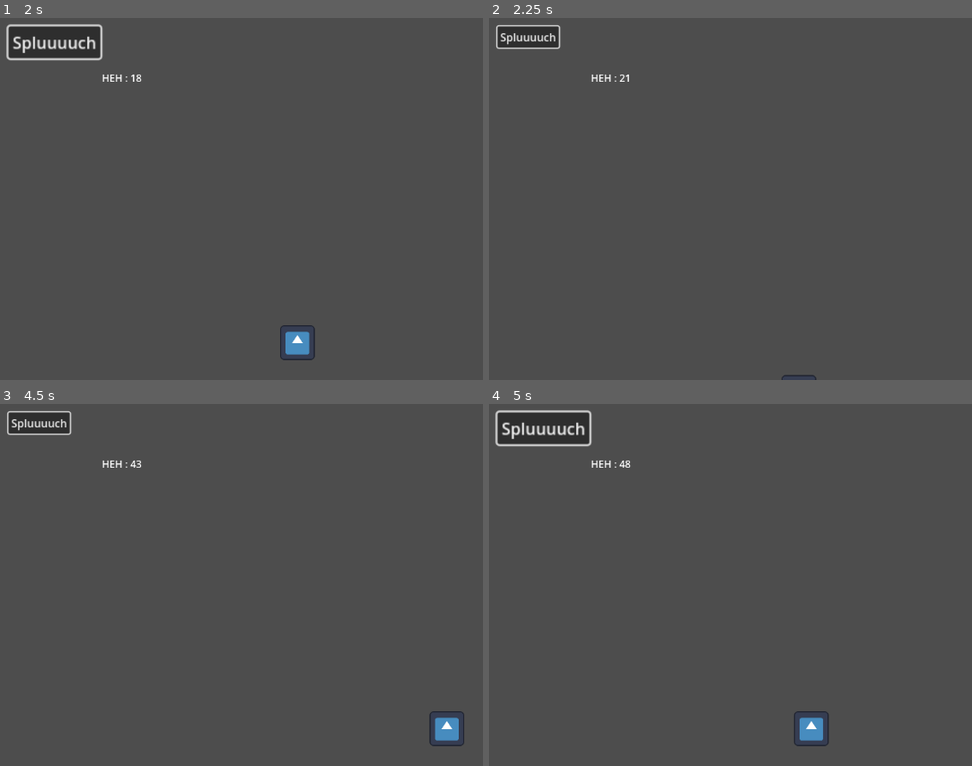
Above: before the commit, frames 1-4 (two rows, left to right).
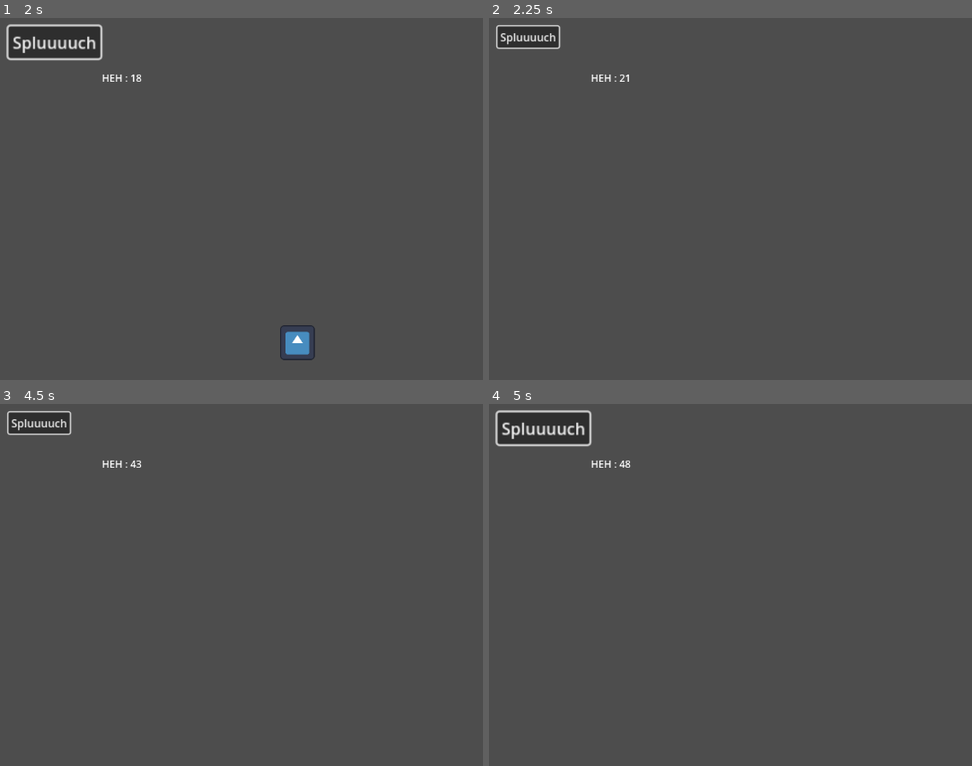
Above: after the commit, the same moments.

Repository: elias-bina/the-tipping-point
Game: Godot game, scene res://Level1.tscn
Same seed, same stepped clock (60 frames per second), same inputs: the game is played once before the commit and once after it. The engine's default icon, where the game draws it, is replaced by a stand-in: a white triangle on a blue panel in a dark square.
Inputs (mouse positions are in pixels of both pictures, inside the frame that each line leads up to):
- Up to frame 1 (2 s): click "Spluuuuch" at 0.5 s; move the mouse to (280, 159) at 1.27 s; hold D (player_right) from 1.28 s (still down); click (280, 159) at 1.35 s
- Up to frame 2 (2.25 s): move the mouse to (outside the picture) at 2.02 s; release D (player_right) at 2.03 s; hold S (player_down) from 2.03 s (still down); tap Shift (player_dash) at 2.1 s
- Up to frame 3 (4.5 s): move the mouse to (198, 476) at 2.77 s; release S (player_down) at 2.78 s; hold D (player_right) 2.78-3.53 s; tap Space (player_parry) at 2.85 s; tap Enter at 3.5 s; move the mouse to (86, 646) at 3.52 s; hold W (player_up) 3.53-4.28 s; right-click (86, 646) at 3.6 s; move the mouse to (338, 624) at 4.27 s; hold A (player_left) from 4.28 s (still down); click (338, 624) at 4.35 s
- Up to frame 4 (5 s): keep holding A (player_left)

Frame 1 is identical in both runs. In frame 2, less than 0.1% of the frame differs, in the area x 60-68%, y 98-100%; in frame 3, 0.4%, in the area x 88-97%, y 84-95%; in frame 4, 0.4%.

Commit message:
Added dash

Diff:
--- a/input_manager.gd
+++ b/input_manager.gd
@@ -2,8 +2,8 @@
 
 signal ferme_ta_gueule
 
-signal move_vertical_update(move_y : int)
-signal move_horizontal_update(move_x : int)
+signal move_vertical_update(move_y : float)
+signal move_horizontal_update(move_x : float)
 
 signal activate_dash
 signal activate_attack
@@ -11,7 +11,7 @@
 signal activate_parry
 
 
-static var move_direction:Vector2i = Vector2i(0,0)
+static var move_direction:Vector2 = Vector2(0,0)
 
 # Called when the node enters the scene tree for the first time.
 func _ready() -> void:
@@ -39,37 +39,32 @@
 		return
 
 func update_vertical_input() -> void:
-
-	if Input.is_action_pressed("ui_up") or Input.is_action_pressed("player_up"):
-		if(move_direction.y > -1):
-			move_vertical_update.emit(-1)
-			move_direction.y = -1
+	# TODO: Optim, do not launch an event if still (hardcore w analog)
+	if Input.is_action_pressed("player_up"):
+		move_direction.y = -Input.get_action_strength("player_up")
+		move_vertical_update.emit(move_direction.y)
 	else:
-		if Input.is_action_pressed("ui_down") or Input.is_action_pressed("player_down"):
-			if(move_direction.y < 1):
-				move_vertical_update.emit(1)
-				move_direction.y = 1
+		if Input.is_action_pressed("player_down"):
+			move_direction.y = Input.get_action_strength("player_down")
+			move_vertical_update.emit(move_direction.y)
 		else:
-			if(move_direction.y != 0):
-				move_vertical_update.emit(0)
-				move_direction.y = 0
+			move_direction.y = 0
+			move_vertical_update.emit(move_direction.y)
 
 
 
 func update_horizontal_input() -> void:
-	if Input.is_action_pressed("ui_left") or Input.is_action_pressed("player_left"):
-		if(move_direction.x > -1):
-			move_horizontal_update.emit(-1)
-			move_direction.x = -1
+	# TODO: Optim, do not launch an event if still (hardcore w analog)
+	if Input.is_action_pressed("player_left"):
+		move_direction.x = -Input.get_action_strength("player_left")
+		move_horizontal_update.emit(move_direction.x)
 	else:
-		if Input.is_action_pressed("ui_right") or Input.is_action_pressed("player_right"):
-			if(move_direction.x < 1):
-				move_horizontal_update.emit(1)
-				move_direction.x = 1
+		if Input.is_action_pressed("player_right"):
+			move_direction.x = Input.get_action_strength("player_right")
+			move_horizontal_update.emit(move_direction.x)
 		else:
-			if(move_direction.x != 0):
-				move_horizontal_update.emit(0)
-				move_direction.x = 0
+			move_direction.x = 0
+			move_horizontal_update.emit(move_direction.x)
 
 
 
--- a/label.gd
+++ b/label.gd
@@ -6,7 +6,7 @@
 
 
 # Called every frame. 'delta' is the elapsed time since the previous frame.
-func _process(delta: float) -> void:
+func _process(_delta: float) -> void:
 	pass
 
 
--- a/normal-man.gd
+++ b/normal-man.gd
@@ -3,7 +3,11 @@
 func _init() -> void:
 	pass
 
-const max_speed: int = 400
+const base_speed: int = 400
+const dash_speed: int = 2500
+var curr_speed: int = 400
+
+
 const acceleration_frames: int = 10
 
 var depl_dir: Vector2 = Vector2(0,0)
@@ -14,24 +18,27 @@
 
 
 func _process(delta: float) -> void:
-	curr_velocity = target_velocity
-	#var velocity: Vector2 = Vector2.UP.rotated(rotation) * speed
+	if(curr_velocity.length() <= base_speed):
+		curr_velocity = target_velocity
+	else:
+		curr_velocity += (target_velocity - curr_velocity) / acceleration_frames
+
 	position += curr_velocity * delta
 
 
 
-func _on_input_manager_move_vertical_update(move_y: int) -> void:
+func _on_input_manager_move_vertical_update(move_y: float) -> void:
 	depl_dir.y = move_y
-	target_velocity = depl_dir.normalized() * max_speed
+	target_velocity = depl_dir.normalized() * curr_speed
 
 
-func _on_input_manager_move_horizontal_update(move_x: int) -> void:
+func _on_input_manager_move_horizontal_update(move_x: float) -> void:
 	depl_dir.x = move_x
-	target_velocity = depl_dir.normalized() * max_speed
+	target_velocity = depl_dir.normalized() * curr_speed
 
 
 func _on_input_manager_activate_dash() -> void:
-	print("dash")
+	curr_velocity = depl_dir.normalized() * dash_speed
 
 
 func _on_input_manager_activate_attack() -> void:
--- a/project.godot
+++ b/project.godot
@@ -20,21 +20,25 @@
 player_up={
 "deadzone": 0.5,
 "events": [Object(InputEventKey,"resource_local_to_scene":false,"resource_name":"","device":-1,"window_id":0,"alt_press …(192 unchanged characters)…
+, Object(InputEventJoypadMotion,"resource_local_to_scene":false,"resource_name":"","device":-1,"axis":1,"axis_value":-1.0,"script":null)
 ]
 }
 player_down={
 "deadzone": 0.5,
 "events": [Object(InputEventKey,"resource_local_to_scene":false,"resource_name":"","device":-1,"window_id":0,"alt_press …(192 unchanged characters)…
+, Object(InputEventJoypadMotion,"resource_local_to_scene":false,"resource_name":"","device":-1,"axis":1,"axis_value":1.0,"script":null)
 ]
 }
 player_left={
 "deadzone": 0.5,
 "events": [Object(InputEventKey,"resource_local_to_scene":false,"resource_name":"","device":-1,"window_id":0,"alt_press …(192 unchanged characters)…
+, Object(InputEventJoypadMotion,"resource_local_to_scene":false,"resource_name":"","device":-1,"axis":0,"axis_value":-1.0,"script":null)
 ]
 }
 player_right={
 "deadzone": 0.5,
 "events": [Object(InputEventKey,"resource_local_to_scene":false,"resource_name":"","device":-1,"window_id":0,"alt_press …(192 unchanged characters)…
+, Object(InputEventJoypadMotion,"resource_local_to_scene":false,"resource_name":"","device":-1,"axis":0,"axis_value":1.0,"script":null)
 ]
 }
 player_dash={
Not shown, changed: .gitignore
